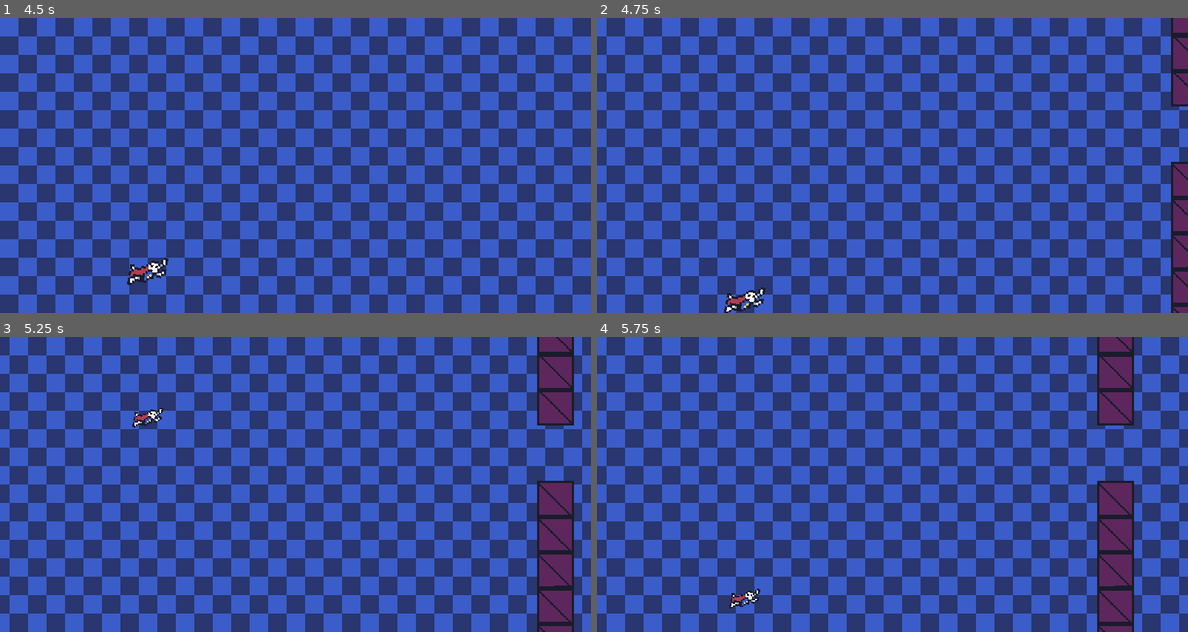
Above: before the commit, frames 1-4 (two rows, left to right).
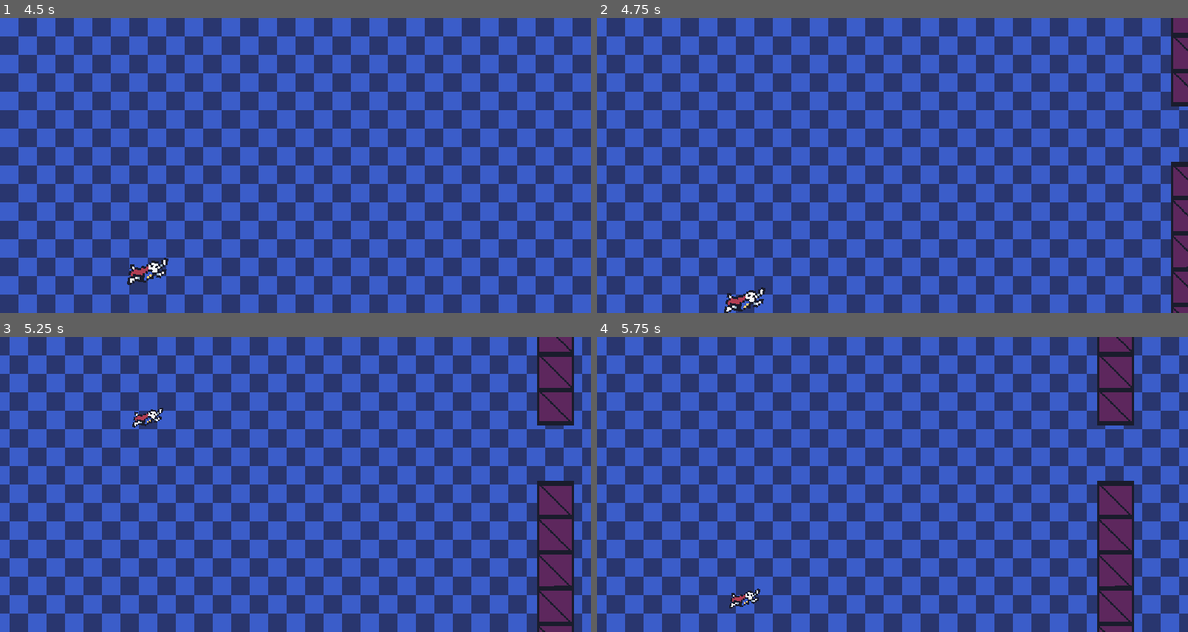
Above: after the commit, the same moments.

Repository: shadow-crafter/Super-Scale-Man
Game: Godot game, scene res://Scenes/game.tscn
Same seed, same stepped clock (60 frames per second), same inputs: the game is played once before the commit and once after it.
Inputs (mouse positions are in pixels of both pictures, inside the frame that each line leads up to):
- Up to frame 1 (4.5 s): move the mouse to (425, 150) at 0.52 s; hold W (Move_up) 0.53-1.28 s; right-click (425, 150) at 0.6 s; move the mouse to (177, 180) at 1.27 s; hold S (Move_down) 1.28-2.03 s; click (177, 180) at 1.35 s; move the mouse to (354, 100) at 2.02 s; hold W (Move_up) 2.03-3.53 s; right-click (354, 100) at 2.1 s; move the mouse to (265, 224) at 2.77 s; click (265, 224) at 2.85 s; move the mouse to (472, 209) at 3.52 s; hold S (Move_down) from 3.53 s (still down); right-click (472, 209) at 3.6 s; move the mouse to (118, 121) at 4.27 s; click (118, 121) at 4.35 s
- Up to frame 2 (4.75 s): keep holding S (Move_down)
- Up to frame 3 (5.25 s): keep holding S (Move_down); move the mouse to (325, 484) at 5.02 s; right-click (325, 484) at 5.1 s
- Up to frame 4 (5.75 s): keep holding S (Move_down)

Frame 1 is identical in both runs. In frame 2, less than 0.1% of the frame differs, in the area x 97-100%, y 28-51%; in frame 3, less than 0.1%, in the area x 91-97%, y 28-51%; in frame 4, less than 0.1%.

Commit message:
Adjust segment spawntime
Adjusted segment spawntime.
Also fixed outline issue with broken segment sprite.

Diff:
--- a/Scenes/segment_spawner/segment_spawner.gd
+++ b/Scenes/segment_spawner/segment_spawner.gd
@@ -9,7 +9,7 @@
 
 func _on_spawn_delay_timeout() -> void:
 	if spawned < spawn_cap:
-		spawn_delay_timer.wait_time = 3 + randf_range(-1, 0.25)
+		spawn_delay_timer.wait_time = 3 + randf_range(-0.75, 0.25)
 		var segment_to_spawn: PackedScene = segments.pick_random()
 		var new_segment = segment_to_spawn.instantiate()
 		add_child(new_segment)
Binary file changed: Assets/broken_segment.png
